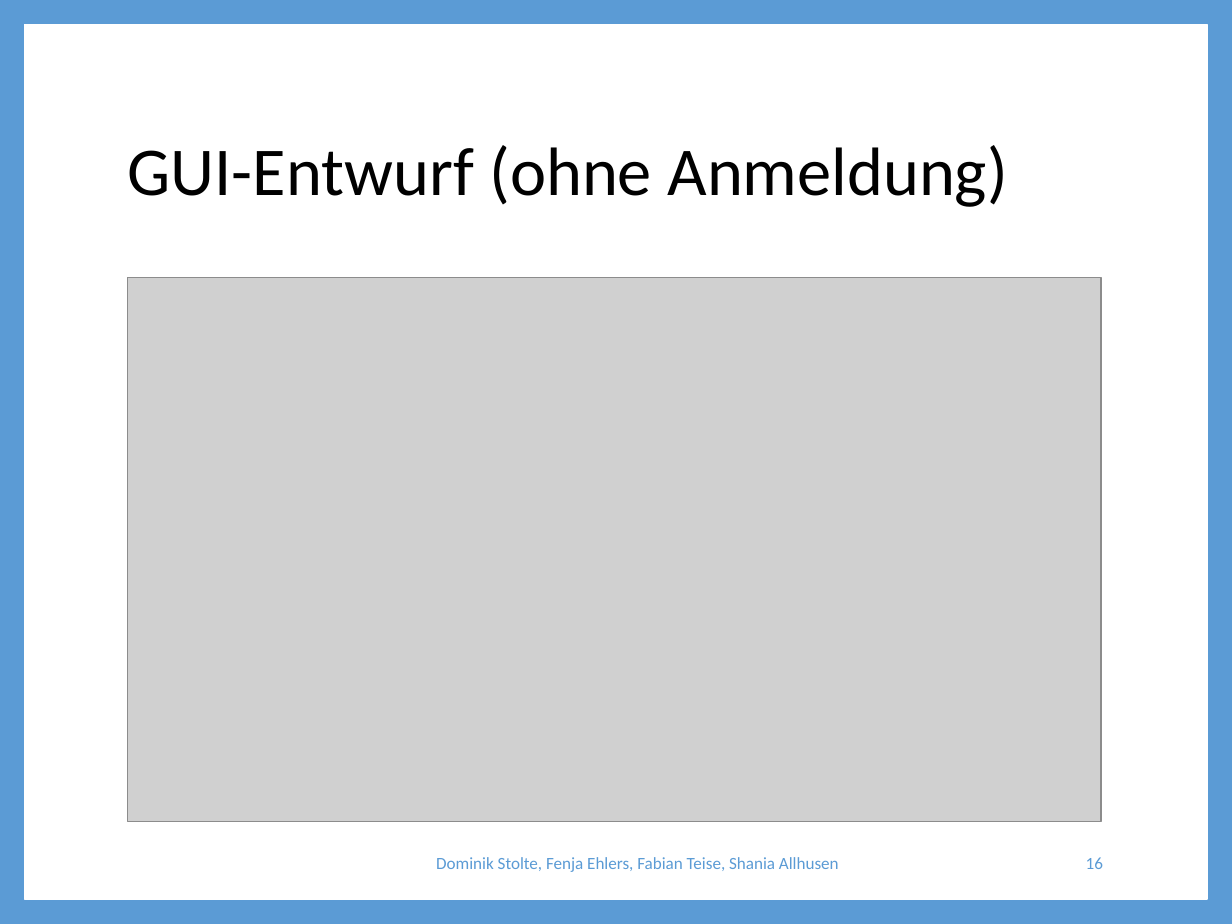
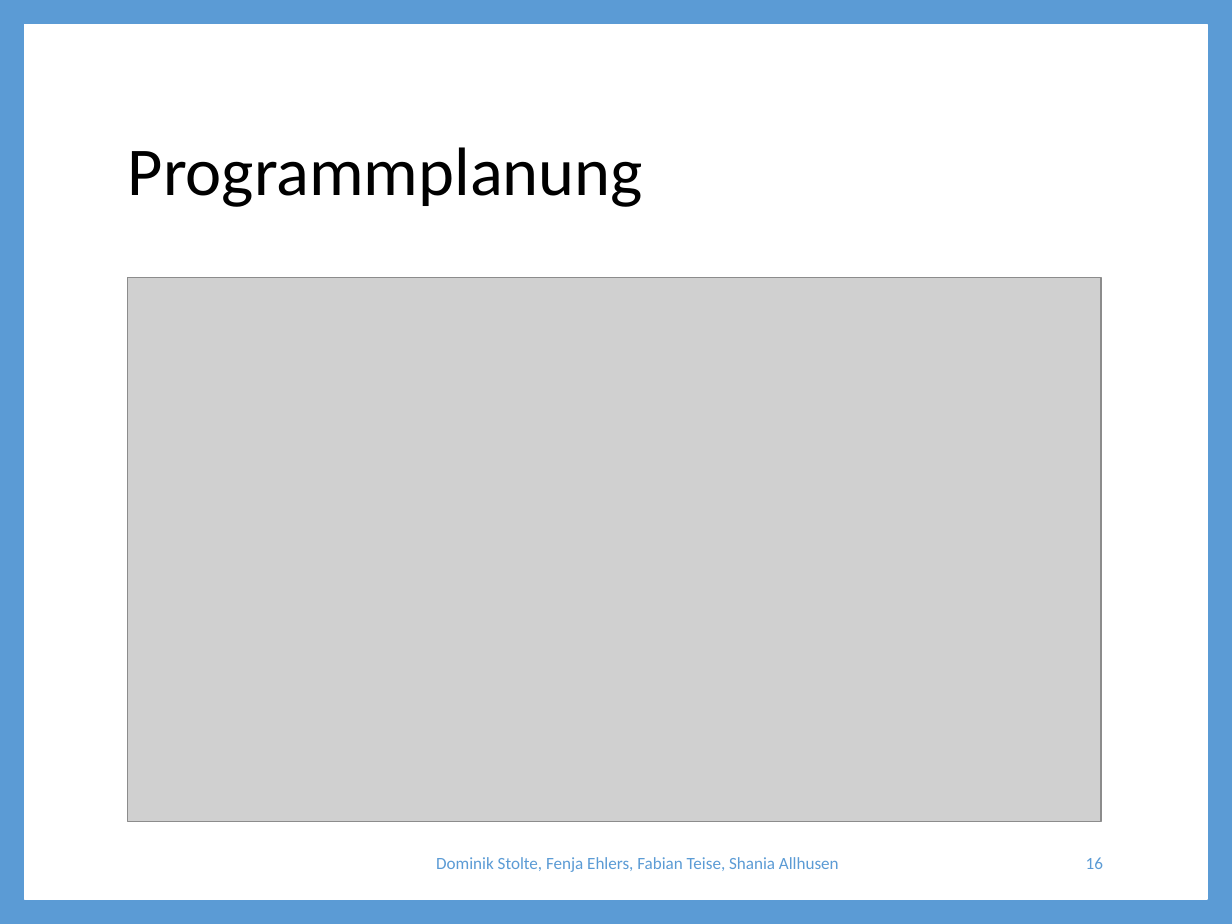
Before and after one commit to ShaniaAllhusen/Mittelstufenprojekt, a slide deck: slide 16 of Projekt-Präsentation.pptx. Drawn at 1232x924 pixels with LibreOffice and Linux fonts; fonts in the diff are those of the drawing; grey boxes stand for pictures. Boxes give left, top, right and bottom in pixels: in the first picture for what was removed or moved away, otherwise in the second. Text is boxed around its words. In the diff, an @@ line names an element or a change of style, - is before the commit and + after.

```diff
--- a/Projekt-Präsentation.pptx
+++ b/Projekt-Präsentation.pptx
@@ title at bbox=[128, 147, 643, 207]: text changed @@
-GUI-Entwurf (ohne Anmeldung)
+Programmplanung
```
Also in this commit, not shown: 9 other slides changed.
